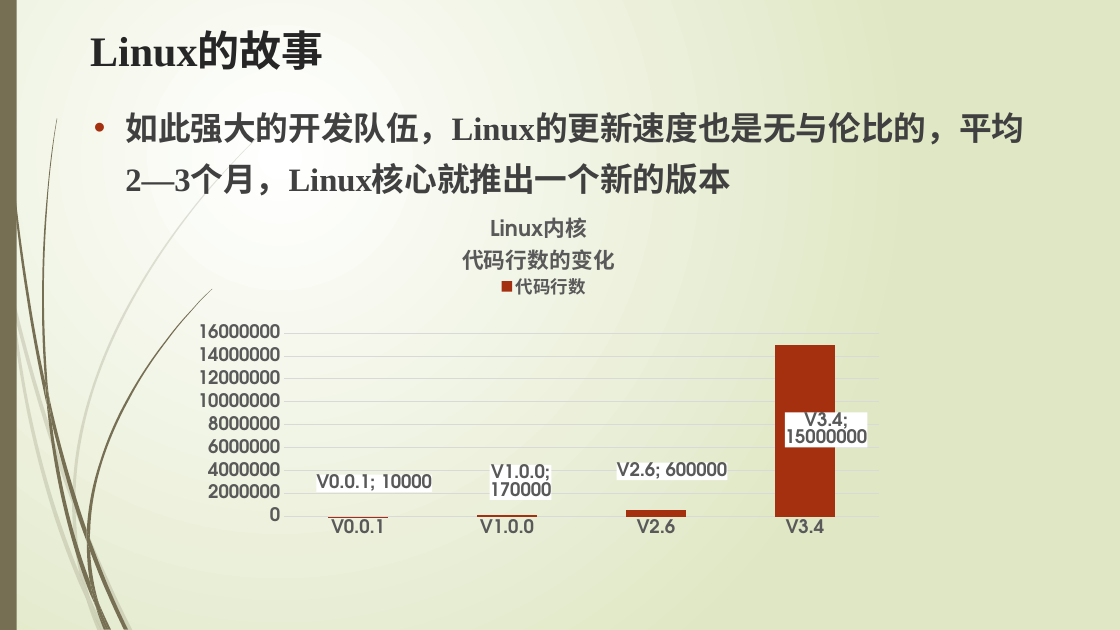
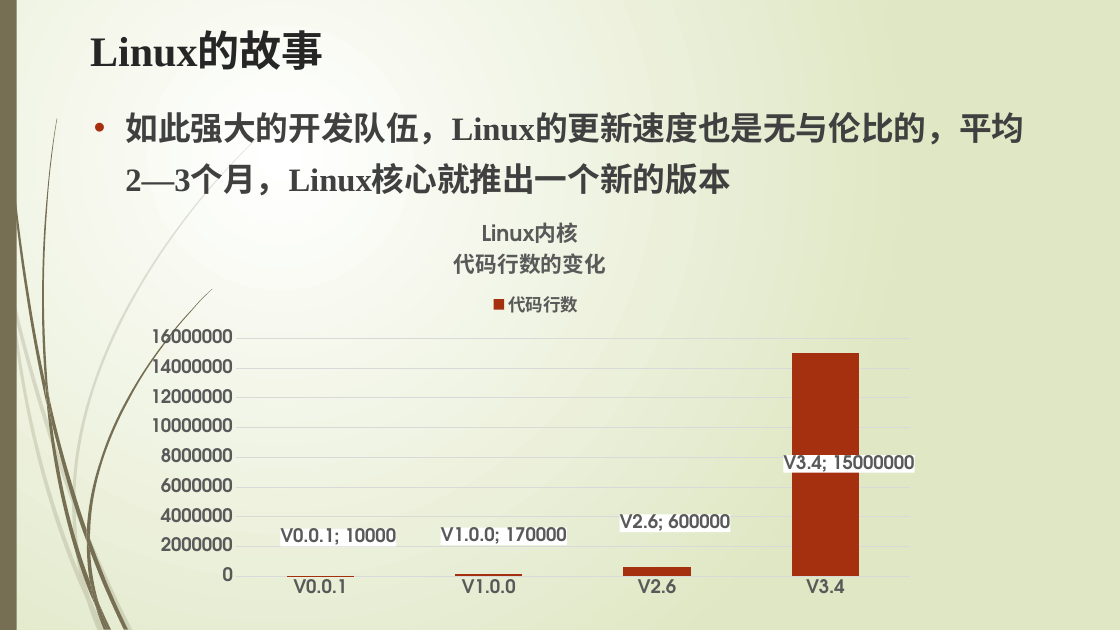
Before and after one commit to edu2act/course-testing-technique, a slide deck: slide 13 of PPT/1 Base of Linux.pptx (slide 14 before the commit). Drawn at 1120x630 pixels with LibreOffice and Linux fonts; fonts in the diff are those of the drawing. Boxes give left, top, right and bottom in pixels: in the first picture for what was removed or moved away, otherwise in the second. Text is boxed around its words. In the diff, an @@ line names an element or a change of style, - is before the commit and + after.

```diff
--- a/PPT/1 Base of Linux.pptx
+++ b/PPT/1 Base of Linux.pptx
@@ column stacked chart: place and size @@
-column stacked chart at (184,196,894,544)
+column stacked chart at (134,199,925,606)
```
Also in this commit, not shown: 4 other slides changed, 1 slide removed, 4 other files.
